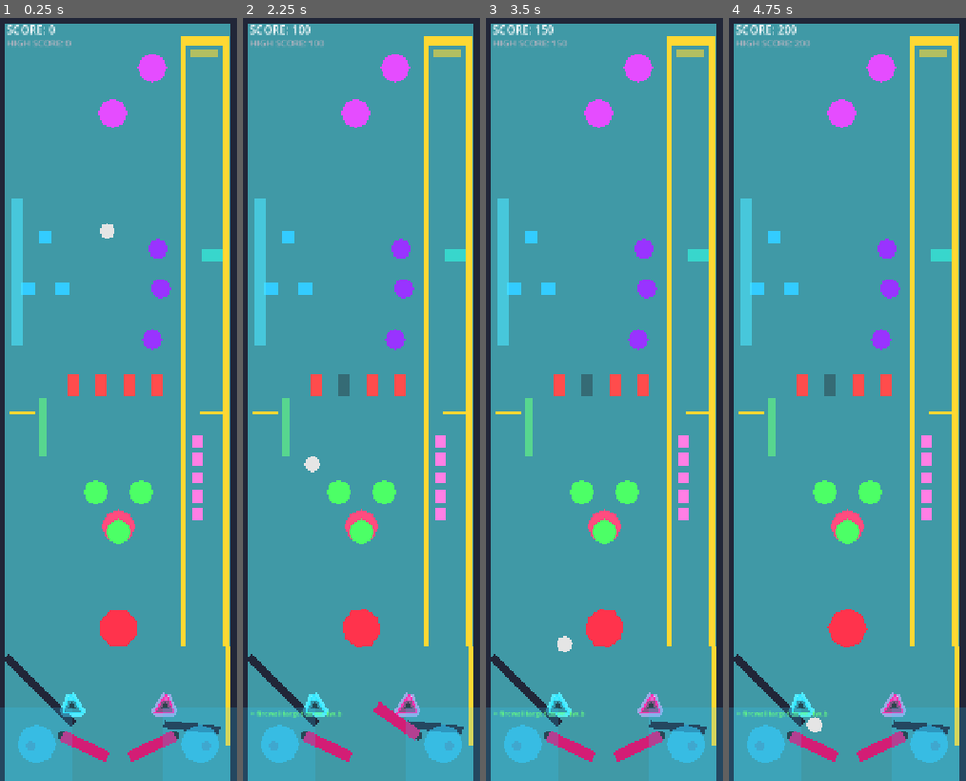
Above: before the commit, frames 1-4 (left to right).
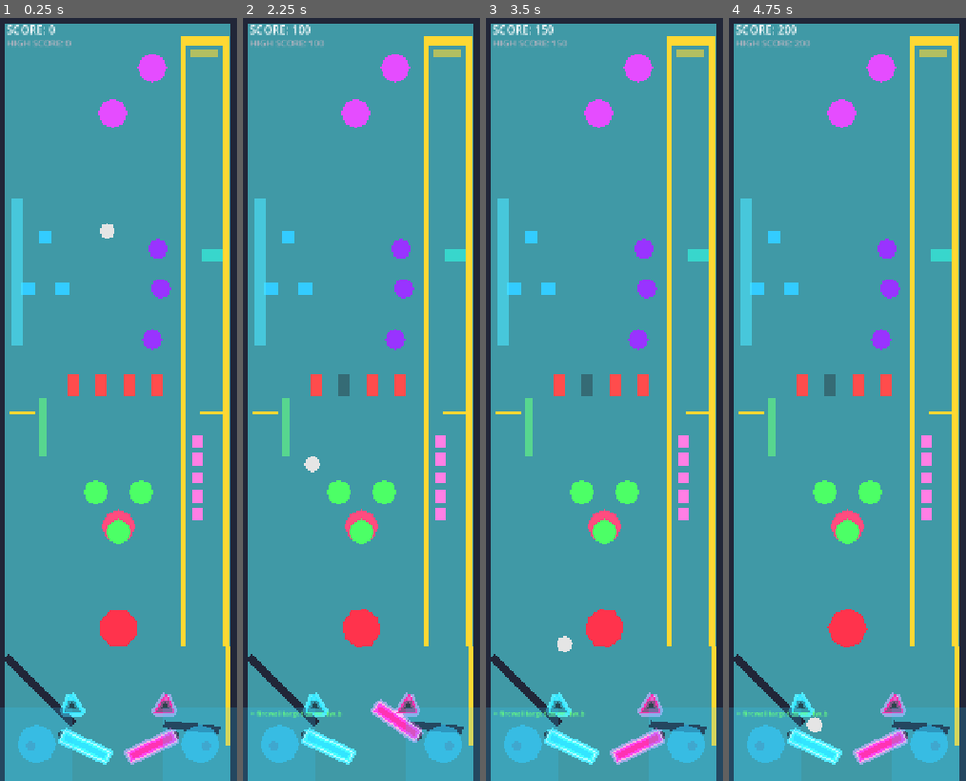
Above: after the commit, the same moments.

Repository: nobody174/pinball-adventure
Game: Godot game, scene res://tables/the_glitch/the_glitch.tscn
Same seed, same stepped clock (60 frames per second), same inputs: the game is played once before the commit and once after it. This scene is started directly instead of the project's main scene.
Inputs (mouse positions are in pixels of both pictures, inside the frame that each line leads up to):
- Up to frame 1 (0.25 s): no input
- Up to frame 2 (2.25 s): tap Enter at 0.5 s; move the mouse to (413, 361) at 0.52 s; hold Right (flip_right) 0.53-1.25 s; tap Up (launch_ball) at 0.6 s; click (413, 361) at 0.67 s; drag from (314, 437) to (361, 529) at 1.27 s; tap Space (nudge) at 2 s; move the mouse to (385, 231) at 2.02 s; hold Right (flip_right) from 2.03 s (still down); hold Shift from 2.03 s (still down)
- Up to frame 3 (3.5 s): release Right (flip_right) at 2.75 s; release Shift at 2.75 s; drag from (592, 552) to (514, 285) at 2.77 s
- Up to frame 4 (4.75 s): tap Enter at 3.5 s; move the mouse to (918, 513) at 3.52 s; hold Left (flip_left) 3.53-4.25 s; tap Ctrl at 3.6 s; drag from (776, 285) to (800, 704) at 4.27 s

The runs differ from the first frame. In frame 1, 1.0% of the frame differs, in the area x 24-76%, y 92-98%; in frame 2, 1.0%, in the area x 24-77%, y 89-98%; in frame 3, 1.0%; in frame 4, 1.0%.

Commit message:
feat(the_glitch): flipper neon treatment + fix cyan/magenta color bug
Continuing the visual pass. Applied the same technique already proven
on the slingshots: bright fill + crisp edge outline + soft additive
glow duplicate, using the same CanvasItemMaterial_neon_glow resource.

Also fixed a real inconsistency found while doing this: both flippers
were using the exact same shared pink color
(0.827451, 0.11372549, 0.45882353) inherited from the §10a placeholder
-- not the cyan-left/magenta-right split every other themed element on
the table (slingshots, guides' glow, etc.) already follows. Now
correctly split.

Done as per-instance overrides/additions in the_glitch.tscn (same
pattern as the wall recolor), not by editing the shared
core/physics/physics_prototype.tscn -- verified via a temporary
headless probe (removed after use) that both flippers end up with
exactly 4 children each (CollisionShape2D, Sprite, GlowOutline,
Outline) and the right colors, not duplicated nodes.

66/66 tests passing.

Diff:
--- a/tables/the_glitch/the_glitch.tscn
+++ b/tables/the_glitch/the_glitch.tscn
@@ -96,6 +96,38 @@
 
 [node name="RightGuideSprite" parent="PhysicsPrototype/Guides" index="1"]
 color = Color(0.13, 0.15, 0.22, 1)
+
+[node name="Sprite" parent="PhysicsPrototype/LeftFlipper" index="1"]
+color = Color(0.2, 0.9, 1, 1)
+
+[node name="GlowOutline" type="Line2D" parent="PhysicsPrototype/LeftFlipper" index="2"]
+material = SubResource("CanvasItemMaterial_neon_glow")
+points = PackedVector2Array(0, -10, 90, -10, 90, 10, 0, 10, 0, -10)
+width = 10.0
+default_color = Color(0.2, 0.9, 1, 0.35)
+joint_mode = 1
+
+[node name="Outline" type="Line2D" parent="PhysicsPrototype/LeftFlipper" index="3"]
+points = PackedVector2Array(0, -10, 90, -10, 90, 10, 0, 10, 0, -10)
+width = 2.5
+default_color = Color(0.7, 1, 1, 1)
+joint_mode = 1
+
+[node name="Sprite" parent="PhysicsPrototype/RightFlipper" index="1"]
+color = Color(1, 0.2, 0.7, 1)
+
+[node name="GlowOutline" type="Line2D" parent="PhysicsPrototype/RightFlipper" index="2"]
+material = SubResource("CanvasItemMaterial_neon_glow")
+points = PackedVector2Array(0, -10, -90, -10, -90, 10, 0, 10, 0, -10)
+width = 10.0
+default_color = Color(1, 0.2, 0.7, 0.35)
+joint_mode = 1
+
+[node name="Outline" type="Line2D" parent="PhysicsPrototype/RightFlipper" index="3"]
+points = PackedVector2Array(0, -10, -90, -10, -90, 10, 0, 10, 0, -10)
+width = 2.5
+default_color = Color(1, 0.7, 0.9, 1)
+joint_mode = 1
 
 [node name="ShaderNodeTargets" type="Node2D" parent="." index="4" unique_id=1436813506]
 
